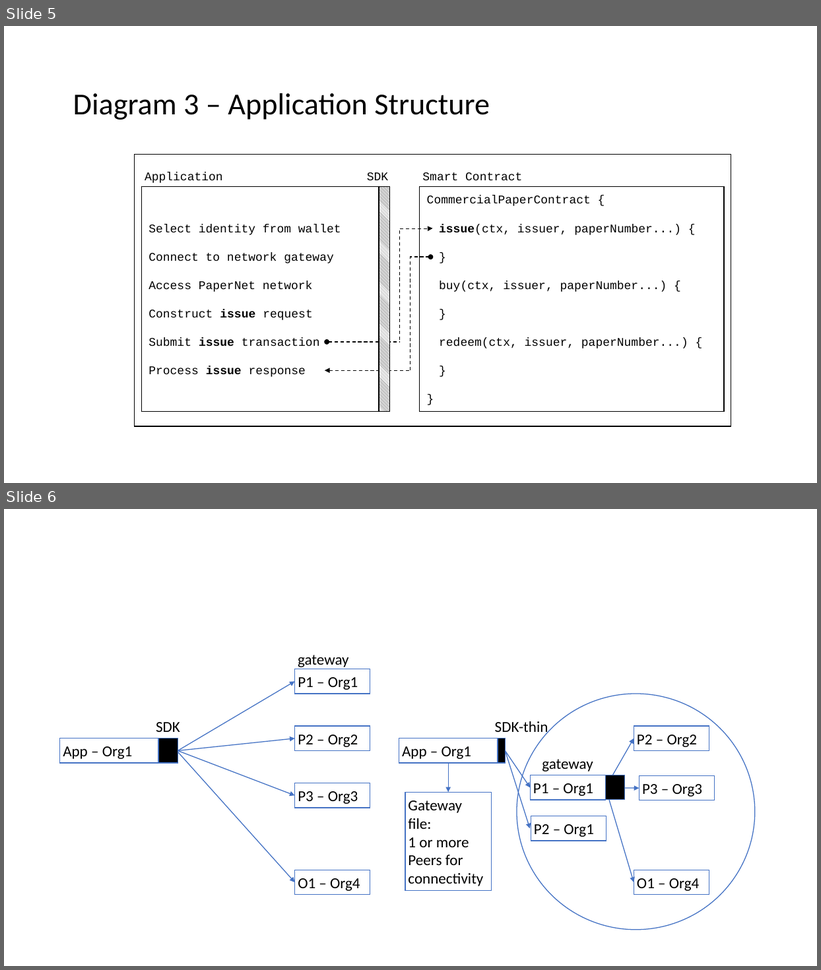
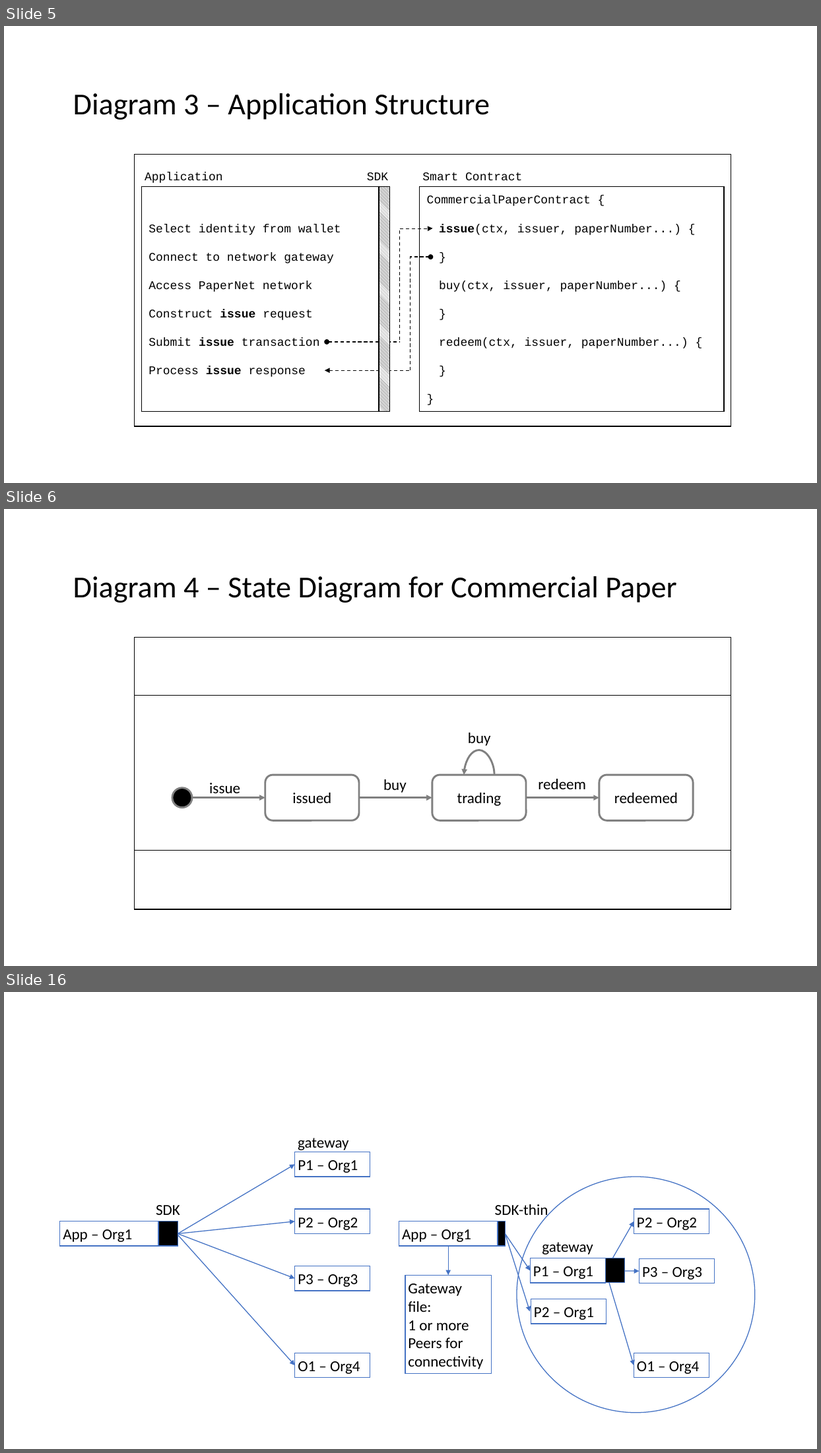
Before and after one commit to hyperledger/fabric, a slide deck: docs/source/developapps/diagrams.pptx. Shown one above the other, each under a label of ours: slides 5 and 6 before the commit, slides 5, 6 and 16 after it; the slides between them are not shown. The pictures are 821x970 and 821x1453 pixels, drawn with LibreOffice and Linux fonts; fonts in the diff are those of the drawing. Boxes give left, top, right and bottom in pixels: in the first picture for what was removed or moved away, otherwise in the second. Text is boxed around its words. In the diff, an @@ line names an element or a change of style, - is before the commit and + after.

```diff
--- a/docs/source/developapps/diagrams.pptx
+++ b/docs/source/developapps/diagrams.pptx
@@ slide 6 added at [4, 509, 817, 966], background #FFFFFF @@
@@ text added at [73, 576, 677, 603], 36 pt, text #000000 @@
+Diagram 4 – State Diagram for Commercial Paper
@@ rectangle added at [135, 637, 731, 910], outline #000000 1 pt @@
@@ rectangle added at [135, 696, 731, 851], outline #000000 1 pt @@
@@ text added at [468, 733, 491, 746], 18 pt, text #000000 @@
+buy
@@ curved arrow added from (494, 775) to (464, 775), #808080 2.25 pt @@
@@ text added at [209, 783, 240, 797], 18 pt, text #000000 @@
+issue
@@ rounded rectangle added at [265, 775, 359, 821], fill #FFFFFF, outline #808080 2.25 pt, 18 pt, text #000000 @@
+issued
@@ text added at [384, 780, 407, 793], 18 pt, text #000000 @@
+buy
@@ rounded rectangle added at [432, 775, 526, 821], fill #FFFFFF, outline #808080 2.25 pt, 18 pt, text #000000 @@
+trading
@@ ellipse added at [492, 775, 496, 779], fill #FFFFFF @@
@@ text added at [538, 779, 586, 789], 18 pt, text #000000 @@
+redeem
@@ rounded rectangle added at [599, 775, 693, 821], fill #FFFFFF, outline #808080 2.25 pt, 18 pt, text #000000 @@
+redeemed
@@ ellipse added at [172, 788, 192, 808], fill #000000, outline #808080 2.25 pt @@
@@ arrow added from (192, 798) to (265, 798), #808080 2.25 pt @@
@@ arrow added from (359, 798) to (432, 798), #808080 2.25 pt @@
@@ arrow added from (526, 798) to (599, 798), #808080 2.25 pt @@
@@ what was slide 6 is now slide 16 @@
```
Also in this commit, not shown: 9 other slides added, 12 other files.
